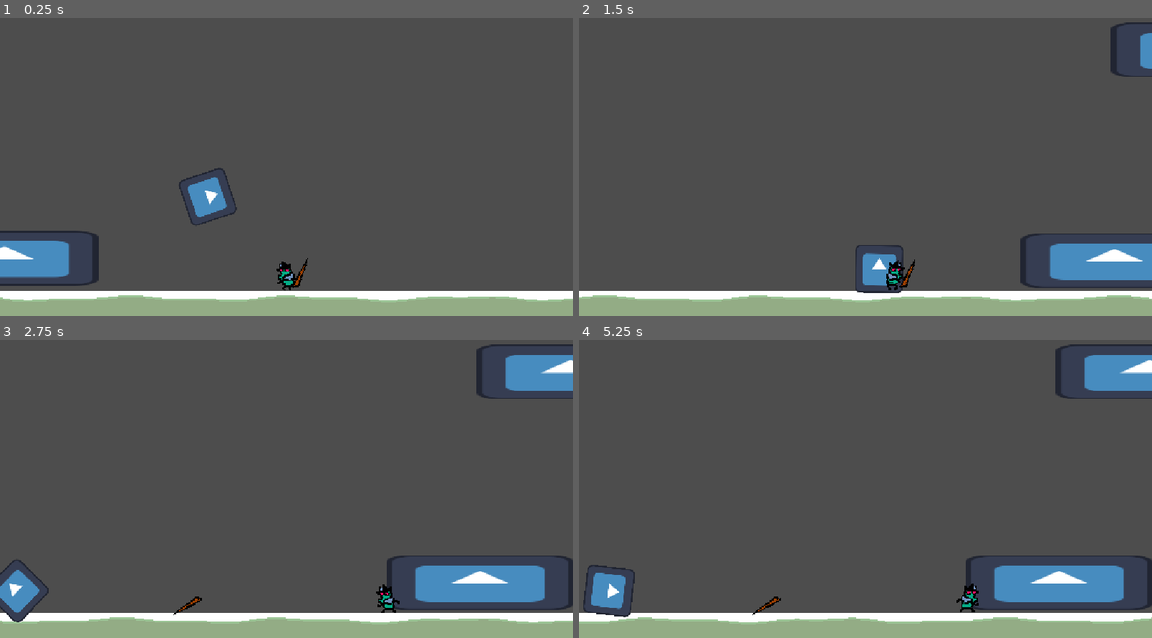
Above: before the commit, frames 1-4 (two rows, left to right).
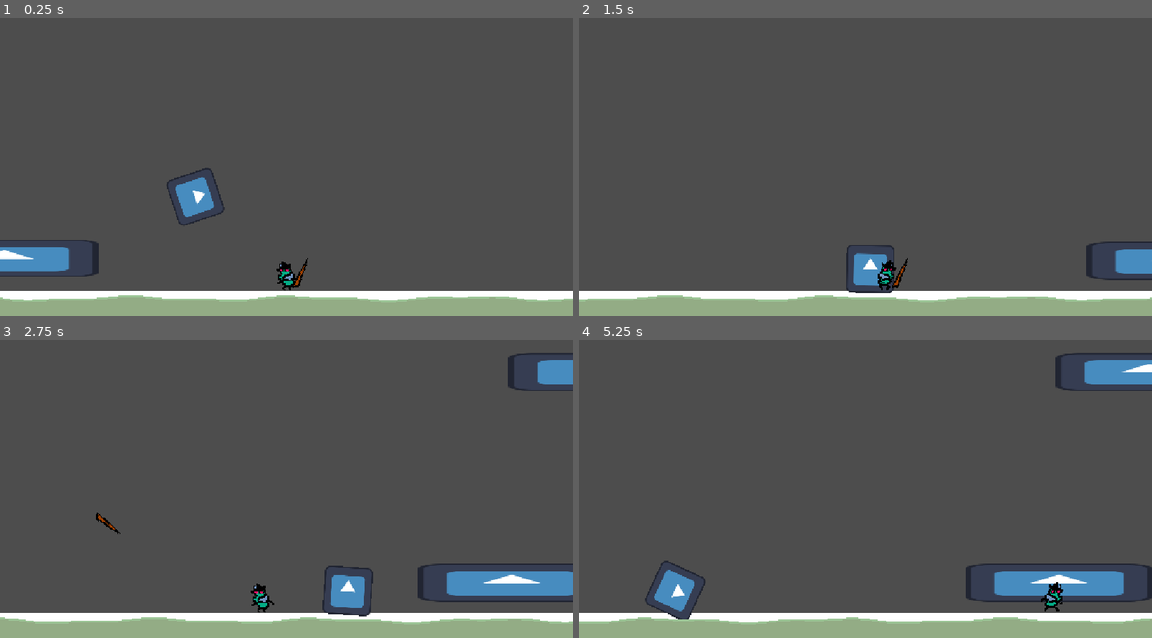
Above: after the commit, the same moments.

Repository: EthanGrane/Jamopithecus
Game: Godot game, scene res://GAME/Scenes/Boss_Battle_1.tscn
Same seed, same stepped clock (60 frames per second), same inputs: the game is played once before the commit and once after it. This scene is started directly instead of the project's main scene. The engine's default icon, where the game draws it, is replaced by a stand-in: a white triangle on a blue panel in a dark square.
Inputs:
- Up to frame 1 (0.25 s): no input
- Up to frame 2 (1.5 s): tap Enter (ui_accept) at 0.5 s; hold D (Right) from 0.53 s (still down); tap Shift (Dash) at 0.6 s; tap W (Salto) at 0.77 s; tap E (Decoy) at 1.35 s
- Up to frame 3 (2.75 s): tap W (Salto) at 1.52 s; release D (Right) at 2.03 s; hold A (Left) from 2.03 s (still down); tap Space (Lanzar) at 2.1 s
- Up to frame 4 (5.25 s): release A (Left) at 2.78 s; hold D (Right) 2.78-4.28 s; tap Shift (Dash) at 2.85, 5.1 s; tap W (Salto) at 3.02, 3.77, 4.52 s; hold E (Decoy) 3.53-4.28 s; hold A (Left) 4.28-5.03 s; tap Space (Lanzar) at 4.35 s; hold D (Right) from 5.03 s (still down)

The runs differ from the first frame. In frame 1, 1.9% of the frame differs, in the area x 0-42%, y 50-90%; in frame 2, 4.8%; in frame 3, 7.2%, in the area x 0-100%, y 1-96%; in frame 4, 4.5%.

Commit message:
Boss ShockWave

Diff:
--- a/GAME/Boss1/boos_1.gd
+++ b/GAME/Boss1/boos_1.gd
@@ -31,6 +31,10 @@
 @export var duracion_del_golpe : float = 0.25
 
 @export_group("Gamefeel del golpe")
+@export var sonido_golpe : AudioStream = preload("res://GAME/SFX/Spear_HitFlesh.wav")
+@export_range(-40.0, 12.0) var volumen_golpe : float = 0.0
+@export var tono_min : float = 0.94         # variación de tono para que no suene a copia
+@export var tono_max : float = 1.06
 @export var hitstop : float = 0.08          # cuánto se congela el juego
 @export var sacudida_fuerza : float = 12.0
 @export var sacudida_duracion : float = 0.30
@@ -172,6 +176,7 @@
 
 	# El orden importa poco, pero así se lee: primero lo que se ve
 	# encima del boss, luego lo que afecta a toda la pantalla
+	GameFeel.sonar(sonido_golpe, global_position, volumen_golpe, tono_min, tono_max)
 	destello()
 	golpe_de_escala()
 	lanzar_onda()
--- a/GAME/Boss1/pipe.tscn
+++ b/GAME/Boss1/pipe.tscn
@@ -16,14 +16,16 @@
 light_mask = 3
 visibility_layer = 2
 position = Vector2(175, 39)
+scale = Vector2(1, 0.68000007)
 shape = SubResource("RectangleShape2D_5sv2w")
 
 [node name="Sprite2D" type="Sprite2D" parent="." unique_id=320352643]
 position = Vector2(176.99998, 43.499996)
-scale = Vector2(2.9531248, 0.8671875)
+scale = Vector2(2.9531248, 0.5896876)
 texture = ExtResource("2_vtcfx")
 
 [node name="Area2D" type="Area2D" parent="." unique_id=1731586091]
+scale = Vector2(1, 0.68000007)
 
 [node name="CollisionShape2D" type="CollisionShape2D" parent="Area2D" unique_id=1051395172]
 position = Vector2(32.5, 43.5)
--- a/GAME/Scenes/Boss_Battle_1.tscn
+++ b/GAME/Scenes/Boss_Battle_1.tscn
@@ -43,6 +43,8 @@
 
 [node name="Boos_1" parent="." unique_id=200607943 instance=ExtResource("2_13c7o")]
 position = Vector2(271, 348)
+velocidad_min = 400.0
+velocidad_max = 500.0
 onda_radio = 240.0
 
 [node name="Pipe" parent="." unique_id=1170149196 instance=ExtResource("3_8ptxo")]
@@ -68,7 +70,6 @@
 objetivo = NodePath("../Mosca")
 punto_a = Vector2(400, 323.375)
 punto_b = Vector2(1200, 323.375)
-sacudida_maxima = null
 
 [node name="Camera2D2" type="Camera2D" parent="CameraDolly" unique_id=849023627]
 
--- a/GAME/VFX/game_feel.gd
+++ b/GAME/VFX/game_feel.gd
@@ -41,6 +41,29 @@
 	_congelado = false
 
 
+# Suena un efecto en un punto del mundo y se borra solo al terminar.
+# Cuelga de la escena y no de quien lo llama, así el sonido no se corta
+# si ese nodo desaparece en el mismo golpe
+static func sonar(sonido: AudioStream, punto: Vector2, volumen_db := 0.0,
+		tono_min := 0.94, tono_max := 1.06) -> void:
+	var arbol := Engine.get_main_loop() as SceneTree
+	if arbol == null or arbol.current_scene == null or sonido == null:
+		return
+
+	var reproductor := AudioStreamPlayer2D.new()
+	reproductor.stream = sonido
+	reproductor.volume_db = volumen_db
+
+	# Variar un pelín el tono en cada golpe. Sin esto, dos impactos
+	# seguidos suenan a copia y pega y el oído lo detecta enseguida
+	reproductor.pitch_scale = randf_range(tono_min, tono_max)
+
+	arbol.current_scene.add_child(reproductor)
+	reproductor.global_position = punto
+	reproductor.play()
+	reproductor.finished.connect(reproductor.queue_free)
+
+
 # Avisa a cualquier cámara del grupo "camera_shake"
 static func sacudir(fuerza := 10.0, duracion := 0.25) -> void:
 	var arbol := Engine.get_main_loop() as SceneTree
Not shown: 1 places in GAME/Boss1/boos_1.tscn that only renumber resources
Not shown, removed: GAME/SFX/HitFlesh.wav.import
Not shown, added: GAME/SFX/Spear_HitFlesh.wav.import
Not shown, added: GAME/SFX/Spear_HitFlesh.wav
